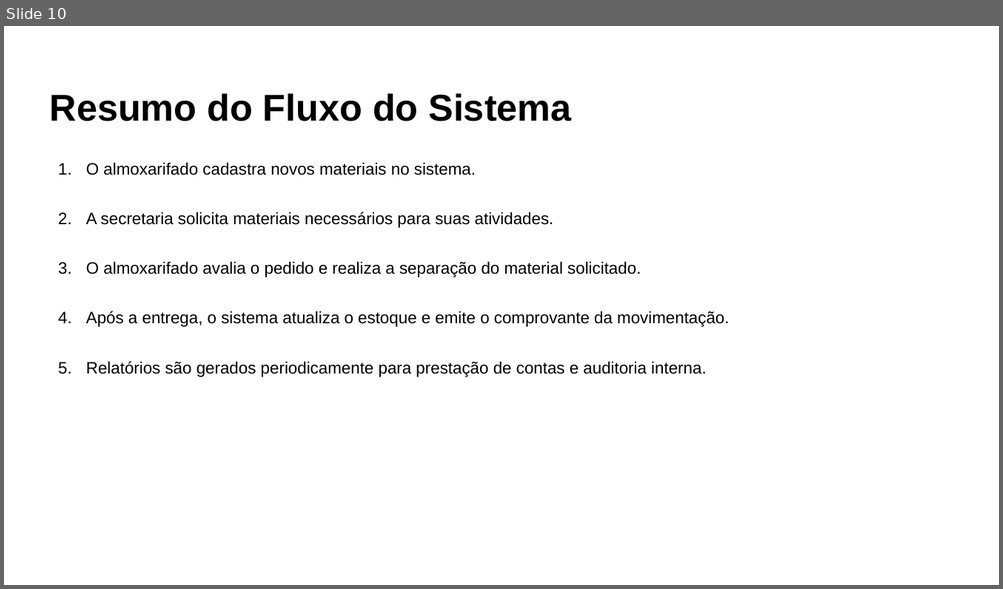
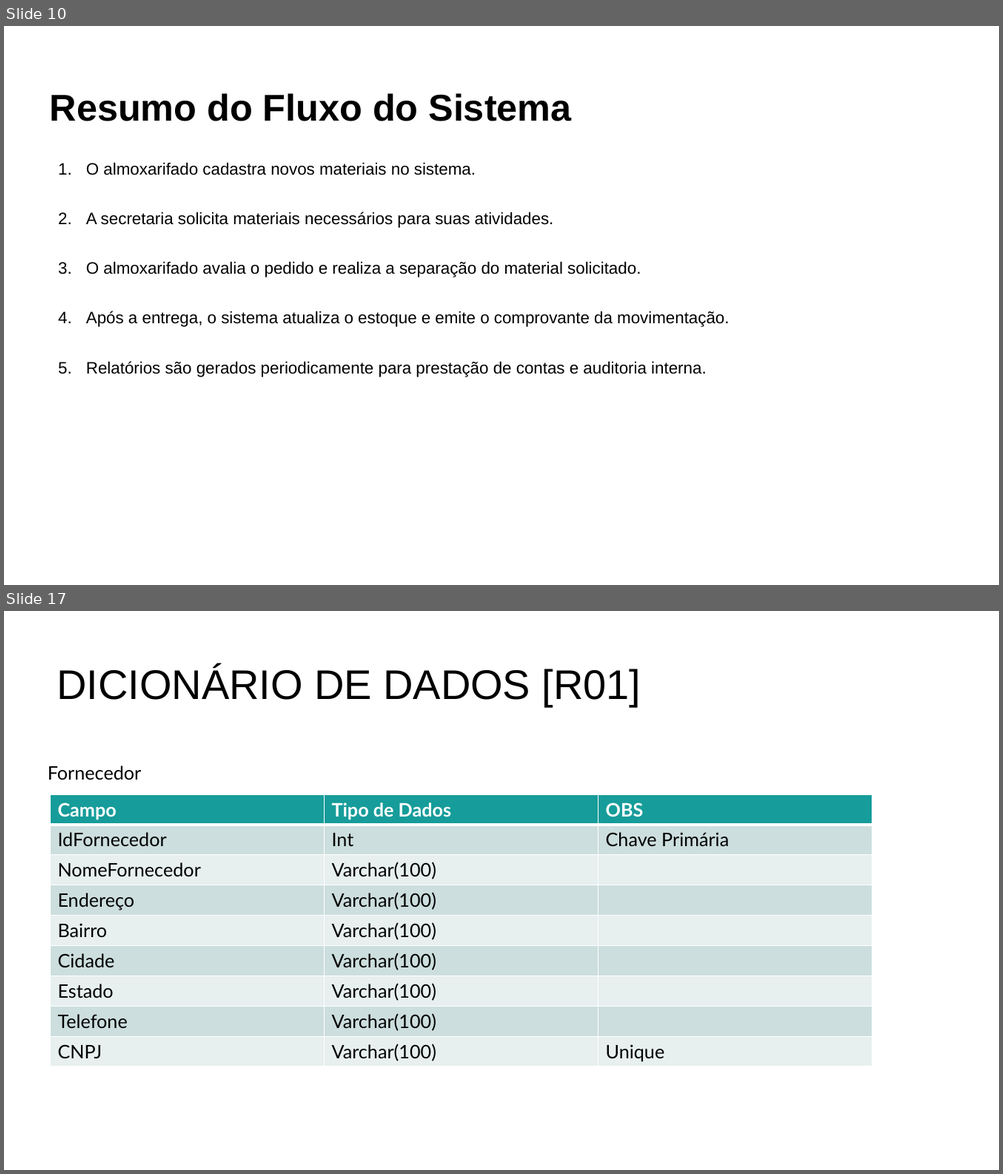
Before and after one commit to cauan1746/almoxarifadoCavinques, a slide deck: Documentacao/ModelagemSistema_TemplateInicial.pptx. Shown one above the other, each under a label of ours: slide 10 before the commit, slides 10 and 17 after it; the slides between them are not shown. The pictures are 1003x589 and 1003x1174 pixels, drawn with LibreOffice and Linux fonts; fonts in the diff are those of the drawing. Boxes give left, top, right and bottom in pixels: in the first picture for what was removed or moved away, otherwise in the second. Text is boxed around its words. In the diff, an @@ line names an element or a change of style, - is before the commit and + after.

```diff
--- a/Documentacao/ModelagemSistema_TemplateInicial.pptx
+++ b/Documentacao/ModelagemSistema_TemplateInicial.pptx
@@ slide 17 added at bbox=[4, 611, 999, 1170], background #FFFFFF @@
@@ text added at bbox=[57, 666, 641, 706], 40 pt, text #000000 @@
+DICIONÁRIO DE DADOS [R01]
@@ text added at bbox=[48, 766, 142, 780], 18 pt, text #000000 @@
+Fornecedor
@@ table added at bbox=[51, 795, 872, 1067], 9 rows, 3 columns @@
+Campo | Tipo de Dados | OBS
+IdFornecedor | Int | Chave Primária
+NomeFornecedor | Varchar(100) | 
+Endereço | Varchar(100) | 
+Bairro | Varchar(100) | 
+Cidade | Varchar(100) | 
+Estado | Varchar(100) | 
+Telefone | Varchar(100) | 
+CNPJ | Varchar(100) | Unique
```
Also in this commit, not shown: 5 slides changed, 6 other slides added, 2 slides removed, 2 other files.
